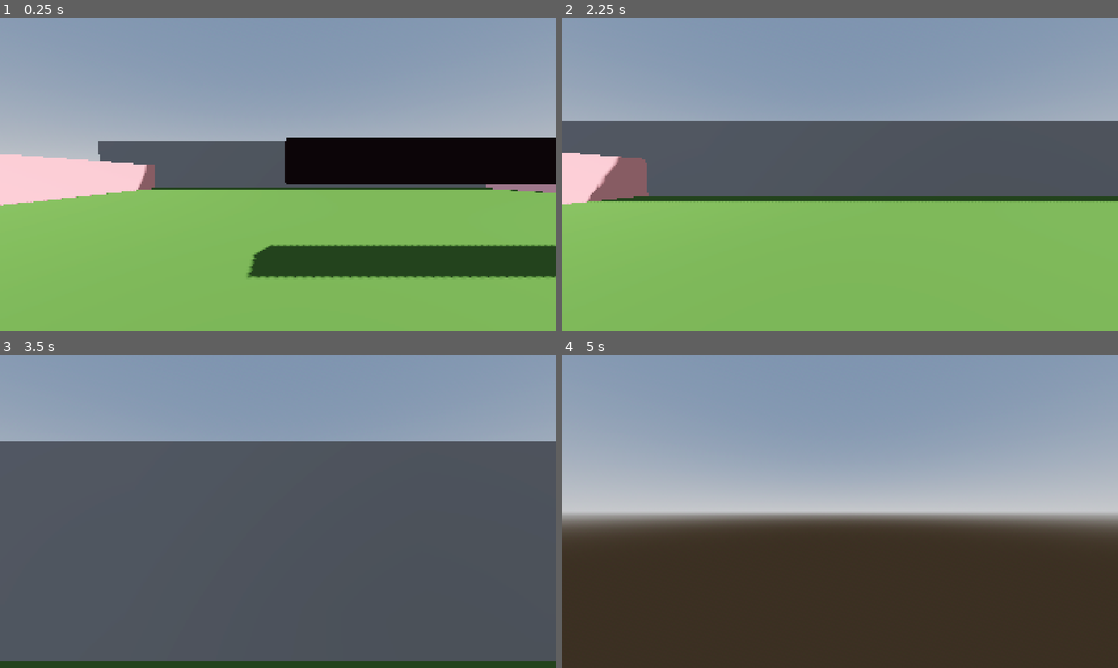
Above: before the commit, frames 1-4 (two rows, left to right).
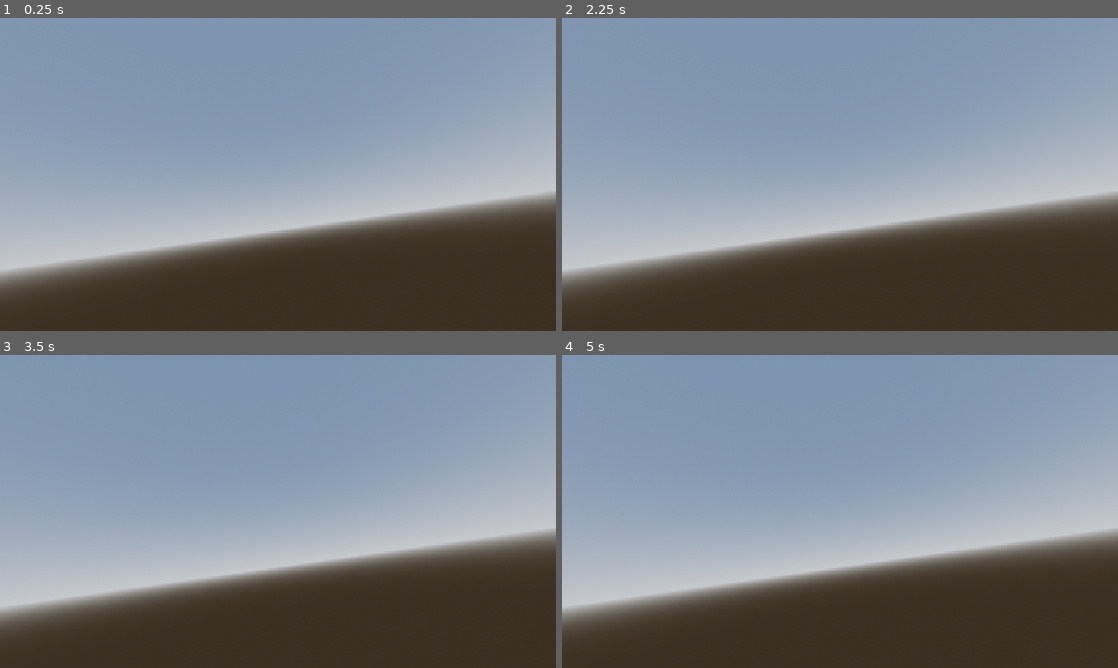
Above: after the commit, the same moments.

Repository: OmarySalem248/MNET-Game-Jam
Game: Godot game, scene res://Scenes/World.tscn
The game is run twice, just before and just after one commit, with the same random seed, the same clock (stepped at 60 frames per second) and the same inputs. The engine's default icon, where the game draws it, is replaced by a stand-in: a white triangle on a blue panel in a dark square.
Inputs (mouse positions are in pixels of both pictures, inside the frame that each line leads up to):
- Up to frame 1 (0.25 s): no input
- Up to frame 2 (2.25 s): move the mouse to (867, 174) at 0.52 s; hold Shift (sprint) 0.53-1.28 s; hold W (up) from 0.53 s (still down); tap Space (jump) at 0.77, 1.52 s; move the mouse to (812, 174) at 1.27 s; tap Shift (sprint) at 1.35 s; move the mouse to (851, 168) at 2.02 s; hold Shift (sprint) from 2.03 s (still down)
- Up to frame 3 (3.5 s): keep holding W (up); move the mouse to (272, 517) at 2.77 s; release Shift (sprint) at 2.78 s; tap Shift (sprint) at 2.85 s; tap Space (jump) at 3.02 s
- Up to frame 4 (5 s): keep holding W (up); move the mouse to (878, 514) at 3.52 s; hold Shift (sprint) 3.53-4.28 s; tap Space (jump) at 3.77, 4.52 s; move the mouse to (795, 508) at 4.27 s; tap Shift (sprint) at 4.35 s

The runs differ from the first frame. In frame 1, 63% of the frame differs, in the area x 0-100%, y 25-100%; in frame 2, 68%; in frame 3, 70%, in the area x 0-100%, y 27-100%; in frame 4, 33%.

Commit message:
messed around
doesnt matter

Diff:
--- a/Jam/game-jam/Scenes/World.tscn
+++ b/Jam/game-jam/Scenes/World.tscn
@@ -90,6 +90,9 @@
 material_override = SubResource("StandardMaterial3D_fwsoe")
 size = Vector3(15.673828, 1, 1)
 
+[node name="Camera3D" type="Camera3D" parent="Map" unique_id=399457429]
+transform = Transform3D(-0.98986256, -0.14202854, 0, -0.13718903, 0.9561338, -0.25881913, 0.036759704, -0.25619537, -0.9659258, 0, 27.663376, 0)
+
 [node name="Player" type="CharacterBody3D" parent="." unique_id=1608742849]
 script = ExtResource("5_w7kh3")
 
@@ -104,8 +107,6 @@
 [node name="Head" type="Node3D" parent="Player" unique_id=1865628993]
 transform = Transform3D(1, 0, 0, 0, 1, 0, 0, 0, 1, 0, 1.67939, 0)
 
-[node name="Camera3D" type="Camera3D" parent="Player/Head" unique_id=1283867669]
-
 [node name="Sprite3D" type="Sprite3D" parent="." unique_id=1422325378]
 transform = Transform3D(1, 0, 0, 0, 1, 0, 0, 0, 1, -2.3684187, 2.6477582, 6.3130293)
 texture = ExtResource("6_e3hyu")
--- a/Jam/game-jam/Scripts/Player.gd
+++ b/Jam/game-jam/Scripts/Player.gd
@@ -3,7 +3,7 @@
 var speed
 const WALK_SPEED = 5.0
 const SPRINT_SPEED = 8.0
-const JUMP_VELOCITY = 7
+const JUMP_VELOCITY = 4.8
 const SENSITIVITY = 0.004
 
 #bob variables
@@ -19,18 +19,13 @@
 var gravity = 9.8
 
 @onready var head = $Head
-@onready var camera = $Head/Camera3D
+
 
 
 func _ready():
 	Input.set_mouse_mode(Input.MOUSE_MODE_CAPTURED)
 
 
-func _unhandled_input(event):
-	if event is InputEventMouseMotion:
-		head.rotate_y(-event.relative.x * SENSITIVITY)
-		camera.rotate_x(-event.relative.y * SENSITIVITY)
-		camera.rotation.x = clamp(camera.rotation.x, deg_to_rad(-40), deg_to_rad(60))
 
 
 func _physics_process(delta):
@@ -63,13 +58,10 @@
 		velocity.z = lerp(velocity.z, direction.z * speed, delta * 3.0)
 
 	# Head bob
-	t_bob += delta * velocity.length() * float(is_on_floor())
-	camera.transform.origin = _headbob(t_bob)
 
-	# FOV
-	var velocity_clamped = clamp(velocity.length(), 0.5, SPRINT_SPEED * 2)
-	var target_fov = BASE_FOV + FOV_CHANGE * velocity_clamped
-	camera.fov = lerp(camera.fov, target_fov, delta * 8.0)
+
+
+
 
 	move_and_slide()
 
--- a/Jam/game-jam/scene_transition/Scene_Transition.tscn
+++ b/Jam/game-jam/scene_transition/Scene_Transition.tscn
@@ -118,6 +118,7 @@
 material = SubResource("ShaderMaterial_36olp")
 offset_right = 1152.0
 offset_bottom = 648.0
+mouse_filter = 2
 color = Color(0, 0, 0, 1)
 
 [node name="AnimationPlayer" type="AnimationPlayer" parent="ColorRect" unique_id=1168267024]
--- a/Jam/game-jam/scene_transition/scene_transition.gd
+++ b/Jam/game-jam/scene_transition/scene_transition.gd
@@ -2,7 +2,7 @@
 
 @onready var animator : AnimationPlayer = get_node("ColorRect/AnimationPlayer")
 @onready var rect : ColorRect = get_node("ColorRect")
-var targ = "res://scenes/levels/1.tscn"
+var targ = "res://scenes/world.tscn"
 
 func change_to_scene(target : String):
 	visible = true
